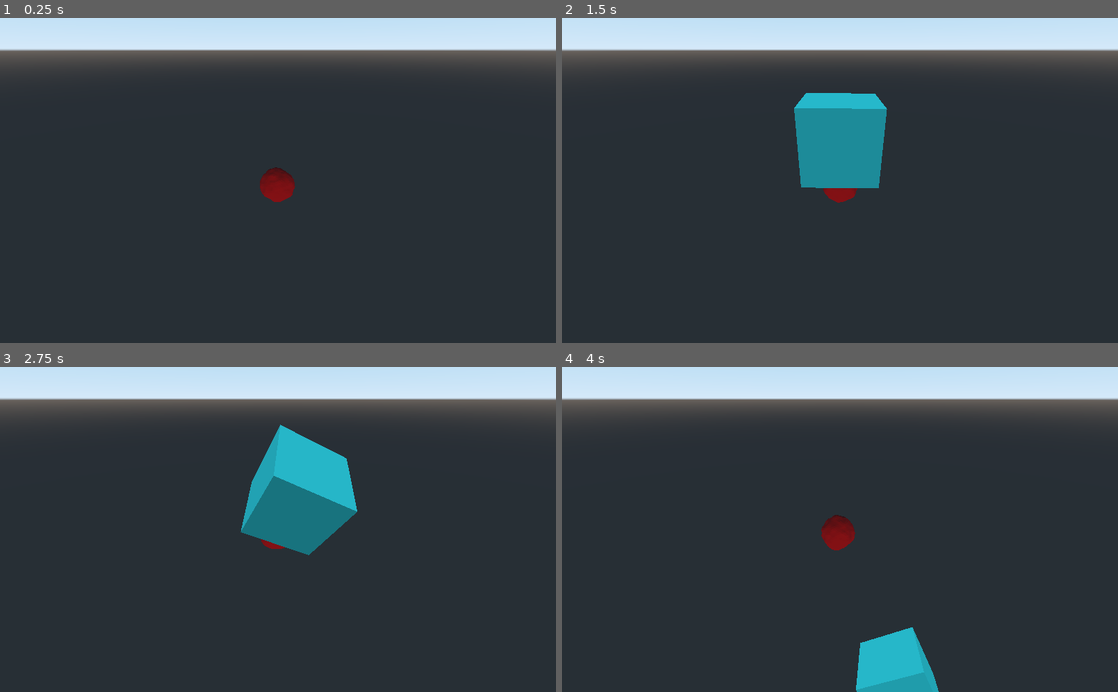
Above: before the commit, frames 1-4 (two rows, left to right).
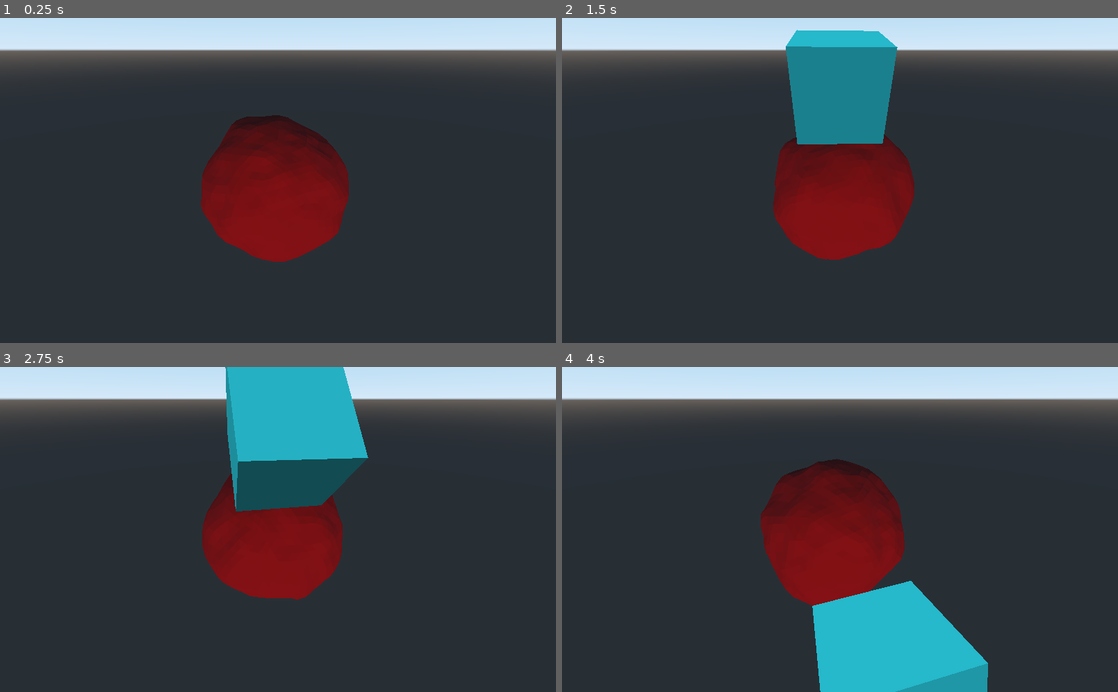
Above: after the commit, the same moments.

Repository: kevinms/godot-wild-jam-23
Game: Godot game, scene res://Icosphere.tscn
Same seed, same stepped clock (60 frames per second), same inputs: the game is played once before the commit and once after it. This scene is started directly instead of the project's main scene.
Inputs (mouse positions are in pixels of both pictures, inside the frame that each line leads up to):
- Up to frame 1 (0.25 s): no input
- Up to frame 2 (1.5 s): tap Enter (enter) at 0.5, 0.6 s; move the mouse to (962, 164) at 0.52 s; hold D (right) 0.53-1.28 s; click (962, 164) at 0.67 s; tap Space (jump) at 0.77 s; move the mouse to (728, 196) at 1.27 s; hold S (back) from 1.28 s (still down); click (728, 196) at 1.35 s
- Up to frame 3 (2.75 s): tap Space (jump) at 1.52 s; move the mouse to (333, 458) at 2.02 s; release S (back) at 2.03 s; hold D (right) from 2.03 s (still down); tap Enter (enter) at 2.1 s; click (333, 458) at 2.17 s
- Up to frame 4 (4 s): move the mouse to (812, 594) at 2.77 s; release D (right) at 2.78 s; hold W (forward) 2.78-3.53 s; click (812, 594) at 2.85 s; tap Space (jump) at 3.02, 3.77 s; move the mouse to (1006, 578) at 3.52 s; hold A (left) from 3.53 s (still down); tap Enter (enter) at 3.6 s; click (1006, 578) at 3.67 s

The runs differ from the first frame. In frame 1, 8.8% of the frame differs, in the area x 36-63%, y 29-75%; in frame 2, 12%; in frame 3, 15%, in the area x 36-67%, y 0-72%; in frame 4, 15%.

Commit message:
Added raycast from camera / mouse click and get collision point.

Diff:
--- a/Icosphere.gd
+++ b/Icosphere.gd
@@ -80,6 +80,7 @@
 
 	var height = (n + 1) / 2
 	p *= height
+	p *= 4.0
 	positions.push_back(p)
 	var i = index
 	index += 1
--- a/Icosphere.tscn
+++ b/Icosphere.tscn
@@ -1,7 +1,8 @@
-[gd_scene load_steps=6 format=2]
+[gd_scene load_steps=7 format=2]
 
 [ext_resource path="res://Icosphere.gd" type="Script" id=1]
 [ext_resource path="res://CubeMesh.gd" type="Script" id=2]
+[ext_resource path="res://IcosphereMain.gd" type="Script" id=3]
 
 [sub_resource type="CubeMesh" id=1]
 
@@ -11,6 +12,7 @@
 [sub_resource type="BoxShape" id=3]
 
 [node name="Spatial" type="Spatial"]
+script = ExtResource( 3 )
 
 [node name="Icosphere" type="StaticBody" parent="."]
 script = ExtResource( 1 )
--- /dev/null
+++ b/IcosphereMain.gd
@@ -0,0 +1,15 @@
+extends Spatial
+
+const ray_length = 1000
+
+func _input(event):
+	if event is InputEventMouseButton and event.pressed and event.button_index == 1:
+		var camera = $Camera
+		var from = camera.project_ray_origin(event.position)
+		var to = from + camera.project_ray_normal(event.position) * ray_length
+
+		var space_state = get_world().direct_space_state
+		var result = space_state.intersect_ray(from, to, [self])
+
+		if result:
+			print("Ray hit: ", result.position)
